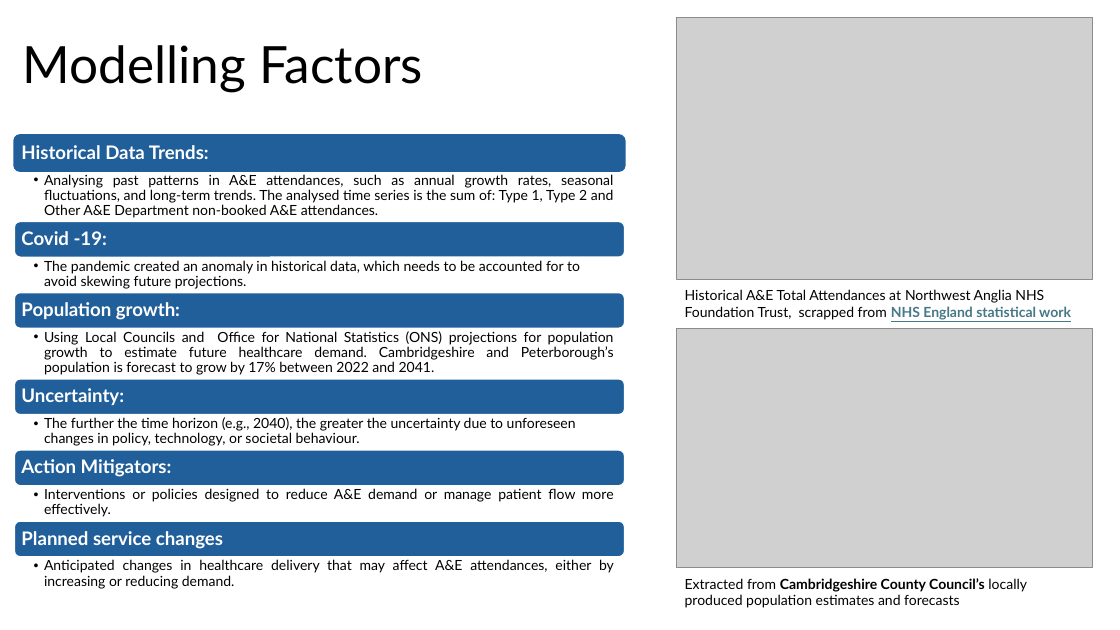
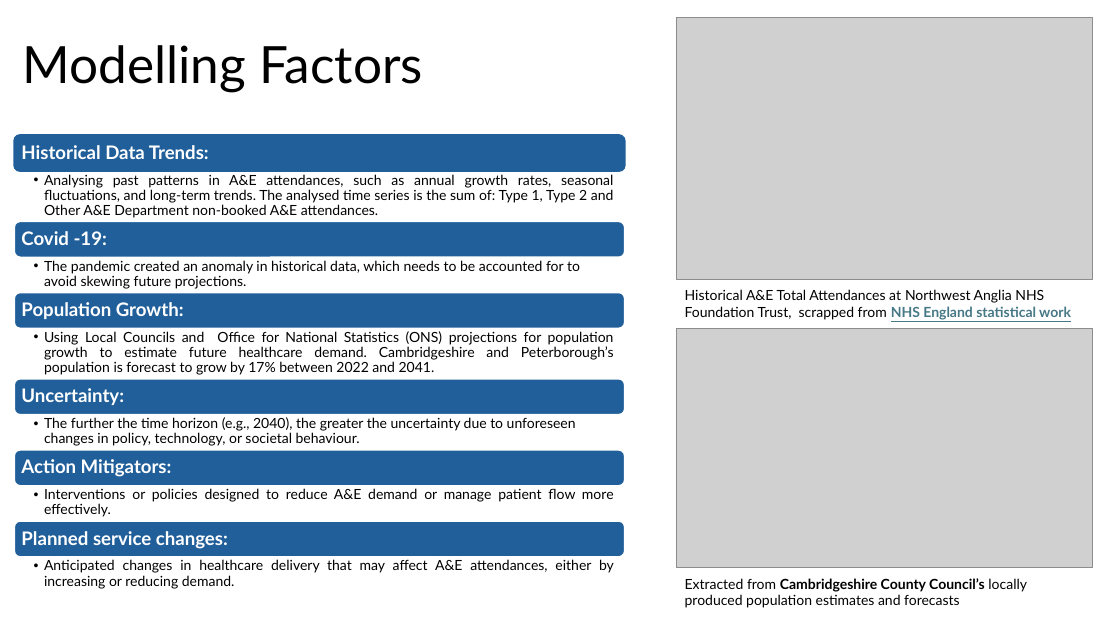
Before and after one commit to IgnacioFabietti/NWA_monte_carlo_forecasting, a slide deck: slide 3 of marcos_fabietti_Predicting_A&E_Demand.pptx. Drawn at 1120x630 pixels with LibreOffice and Linux fonts; fonts in the diff are those of the drawing; grey boxes stand for pictures. Boxes give left, top, right and bottom in pixels: in the first picture for what was removed or moved away, otherwise in the second. Text is boxed around its words. In the diff, an @@ line names an element or a change of style, - is before the commit and + after.

```diff
--- a/marcos_fabietti_Predicting_A&E_Demand.pptx
+++ b/marcos_fabietti_Predicting_A&E_Demand.pptx
@@ text at [21, 302, 184, 319]: text changed @@
-Population growth:
+Population Growth:
@@ text at [21, 531, 228, 549]: text changed @@
-Planned service changes
+Planned service changes:
```
Also in this commit, not shown: 2 other slides changed.
